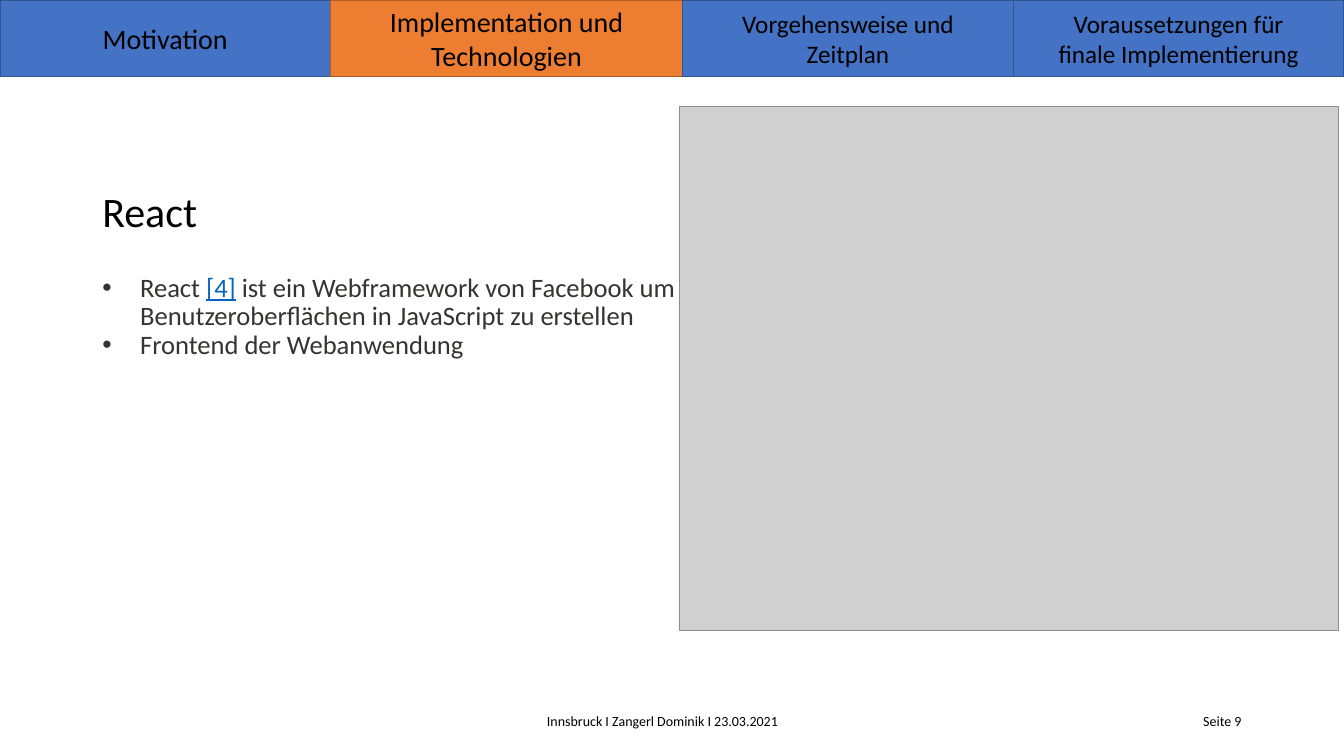
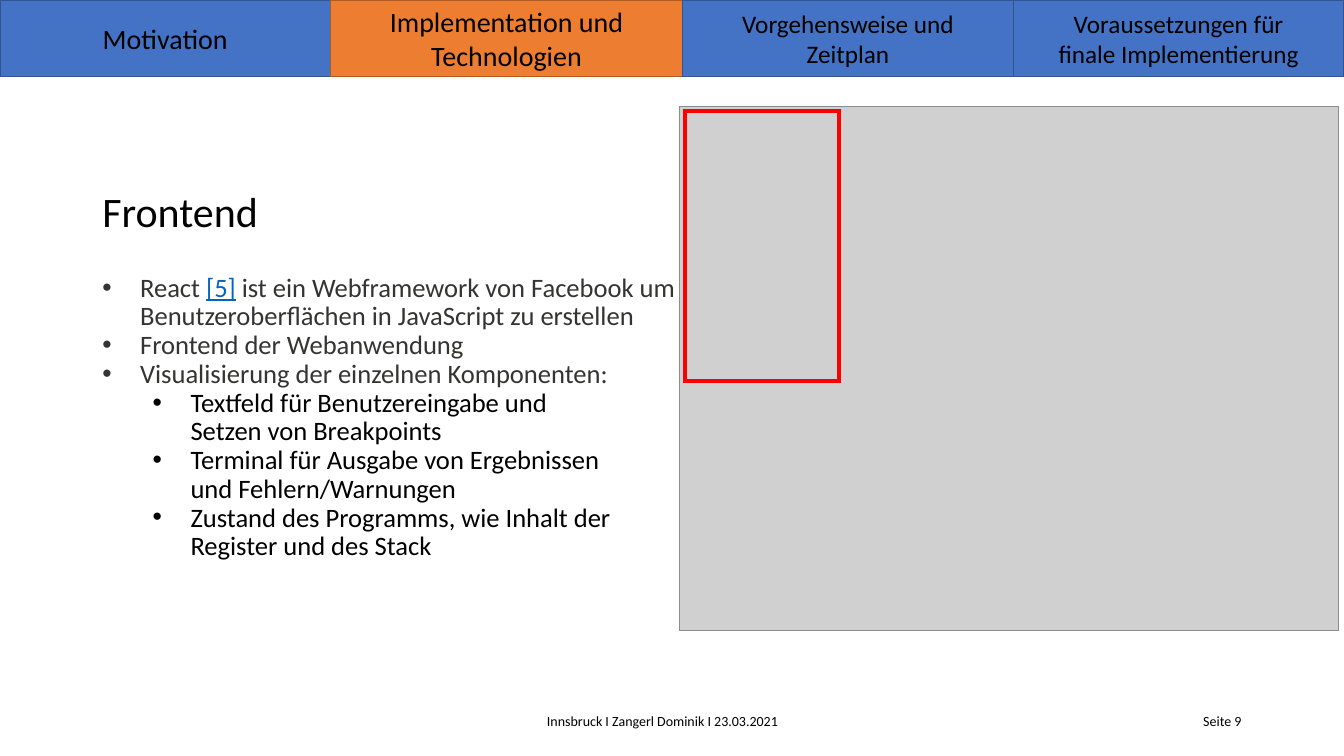
Before and after one commit to Koro95/ARM-Simulator, a slide deck: slide 47 of Latex/Initialpraesentation_anim_Zangerl_Dominik.pptx (slide 42 before the commit). Drawn at 1344x756 pixels with LibreOffice and Linux fonts; fonts in the diff are those of the drawing; grey boxes stand for pictures; background and template pictures are left out. Boxes give left, top, right and bottom in pixels: in the first picture for what was removed or moved away, otherwise in the second. Text is boxed around its words. In the diff, an @@ line names an element or a change of style, - is before the commit and + after.

```diff
--- a/Latex/Initialpraesentation_anim_Zangerl_Dominik.pptx
+++ b/Latex/Initialpraesentation_anim_Zangerl_Dominik.pptx
@@ rectangle added at (x1=686, y1=111, x2=840, y2=381), outline #FF0000 2.75 pt @@
@@ title at (x1=102, y1=198, x2=258, y2=228): text changed @@
-React
+Frontend
@@ subtitle at (x1=140, y1=277, x2=675, y2=330): text changed @@
-• React [4] ist ein Webframework von Facebook um
-  Benutzeroberflächen in JavaScript zu erstellen
+• React [5] ist ein Webframework von Facebook um
+  Benutzeroberflächen in JavaScript zu erstellen
@@ subtitle at (x1=140, y1=364, x2=610, y2=560): paragraphs added @@
+• Visualisierung der einzelnen Komponenten:
+  • Textfeld für Benutzereingabe und
+    Setzen von Breakpoints
+  • Terminal für Ausgabe von Ergebnissen
+    und Fehlern/Warnungen
+  • Zustand des Programms, wie Inhalt der
+    Register und des Stack
```
Also in this commit, not shown: 53 other slides changed, 4 slides added, 6 other files.
